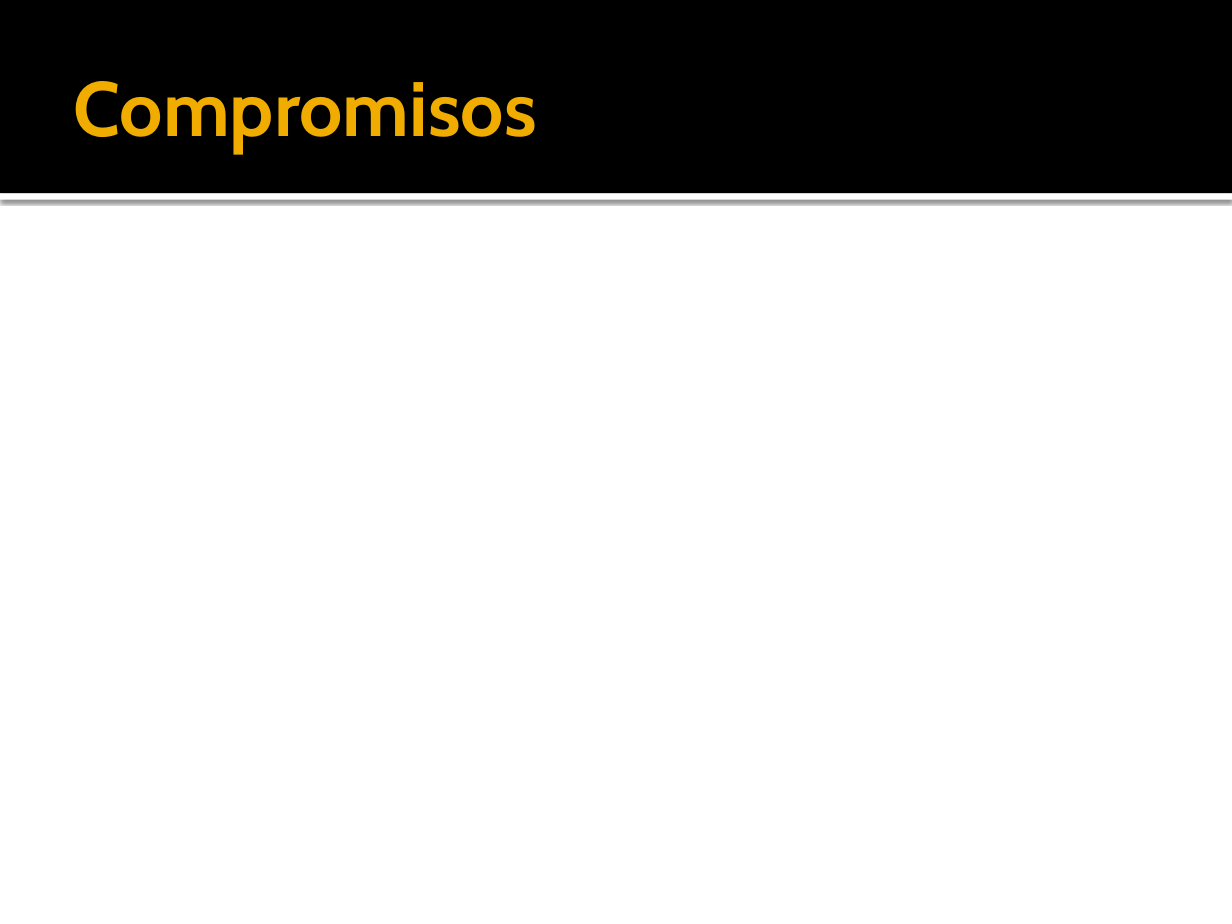
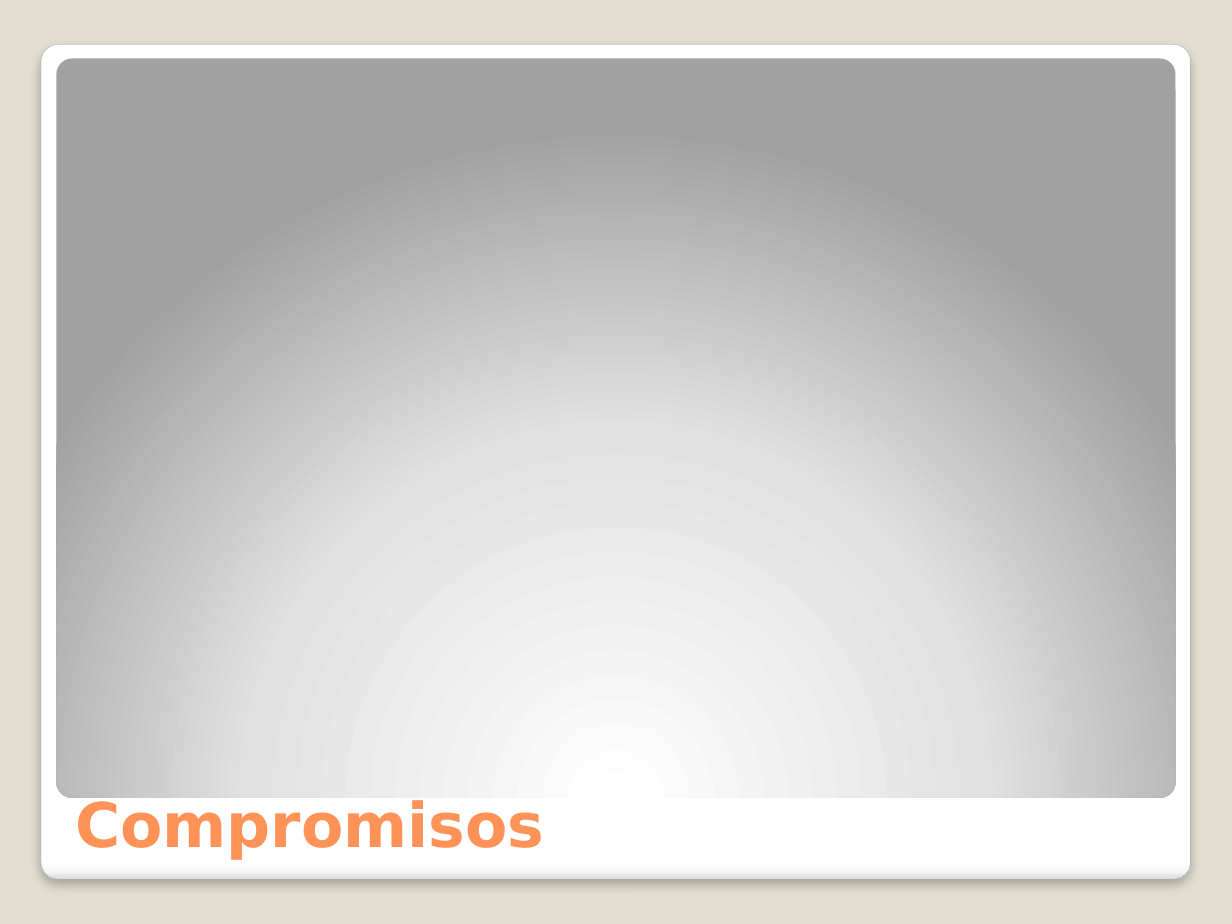
Before and after one commit to cuonglun12/pits-bi-real-time, a slide deck: slide 6 of Presentacion/Solución de Inteligencia de Negocios.pptx. Drawn at 1232x924 pixels with LibreOffice and Linux fonts; fonts in the diff are those of the drawing. Boxes give left, top, right and bottom in pixels: in the first picture for what was removed or moved away, otherwise in the second. Text is boxed around its words. In the diff, an @@ line names an element or a change of style, - is before the commit and + after.

```diff
--- a/Presentacion/Solución de Inteligencia de Negocios.pptx
+++ b/Presentacion/Solución de Inteligencia de Negocios.pptx
@@ background #FFFFFF to #E3DED1 @@
@@ rectangle removed at (0,0,1232,193) @@
@@ rounded rectangle added at (41,44,1190,880), fill gradient #FFFFFF to #F7F7F7 to #DADADA, outline #A4A4A4 0.16 pt @@
@@ rounded rectangle added at (57,58,1175,797), fill gradient #FFFFFF to #E1E1E1 to #A2A2A2 @@
@@ rectangle removed at (0,193,1232,200) @@
@@ title "Compromisos": place and size @@
-title "Compromisos" at (74,81,537,153)
+title "Compromisos" at (75,797,544,860)
@@ title "Compromisos" at (75,797,544,860): size 45 to 36 pt, font Cabin to DejaVu Sans, text colour #F0AD00 to #FF9258; vertical alignment middle to bottom @@
```
Also in this commit, not shown: 5 other slides changed, 1 slide added, 1 slide removed.
